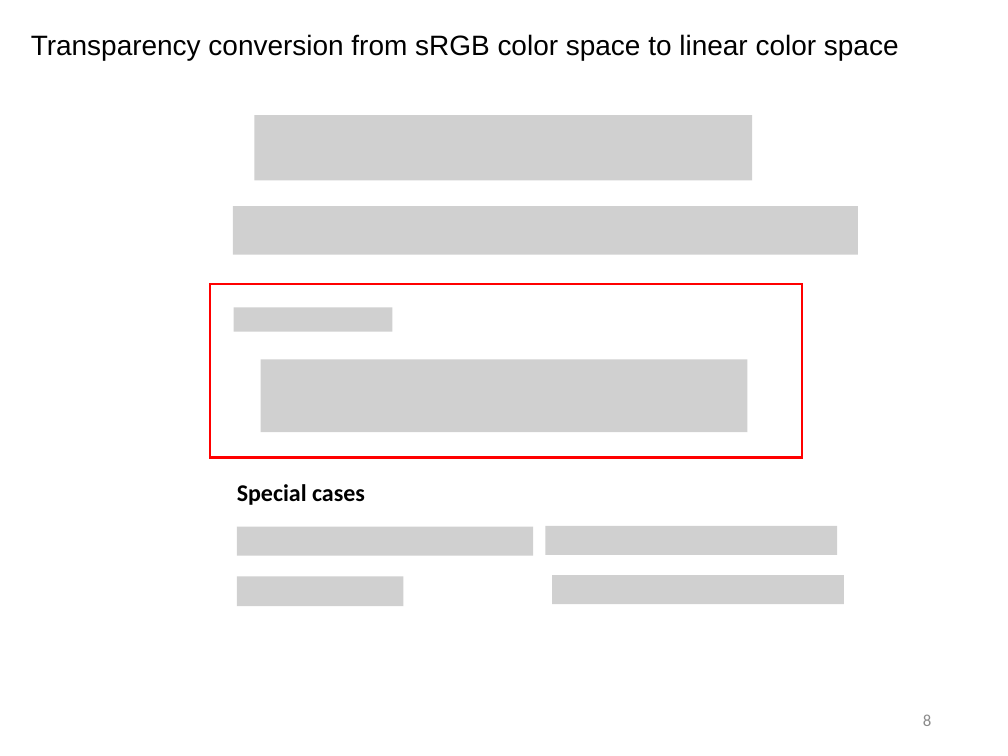
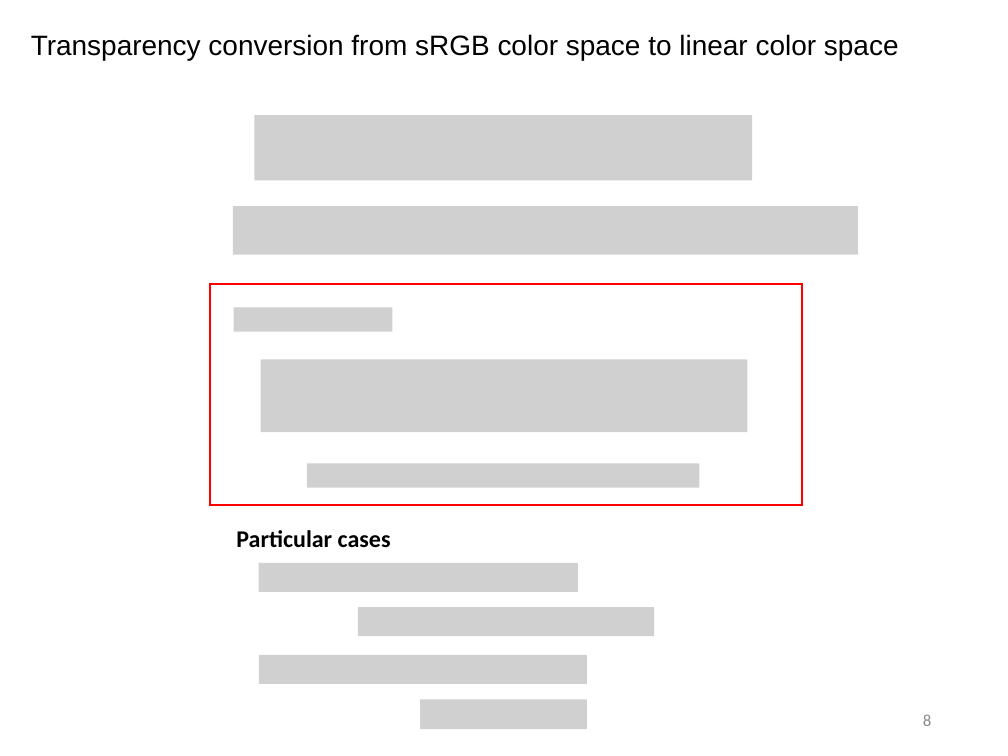
Before and after one commit to sotanmochi/TransparencyConverter, a slide deck: slide 8 of Assets/TransparencyConverter/Documentation~/TransparencyConverter.pptx. Drawn at 1008x756 pixels with LibreOffice and Linux fonts; fonts in the diff are those of the drawing; grey boxes stand for pictures. Boxes give left, top, right and bottom in pixels: in the first picture for what was removed or moved away, otherwise in the second. Text is boxed around its words. In the diff, an @@ line names an element or a change of style, - is before the commit and + after.

```diff
--- a/Assets/TransparencyConverter/Documentation~/TransparencyConverter.pptx
+++ b/Assets/TransparencyConverter/Documentation~/TransparencyConverter.pptx
@@ rectangle: place and size @@
-rectangle at <box>210,284,803,458</box>
+rectangle at <box>210,284,803,505</box>
@@ picture added at <box>307,464,699,488</box> @@
@@ text at <box>236,530,391,547</box>: text changed @@
-Special cases
+Particular cases
@@ picture removed at <box>237,526,534,555</box> @@
@@ picture removed at <box>545,526,837,554</box> @@
@@ picture added at <box>258,563,578,592</box> @@
@@ picture removed at <box>237,576,404,606</box> @@
@@ picture removed at <box>552,575,844,604</box> @@
@@ picture added at <box>358,607,654,636</box> @@
@@ picture added at <box>259,655,588,684</box> @@
@@ picture added at <box>420,699,588,729</box> @@
```
Also in this commit, not shown: 6 other slides changed, 2 slides added, 2 slides removed, 3 other files.
